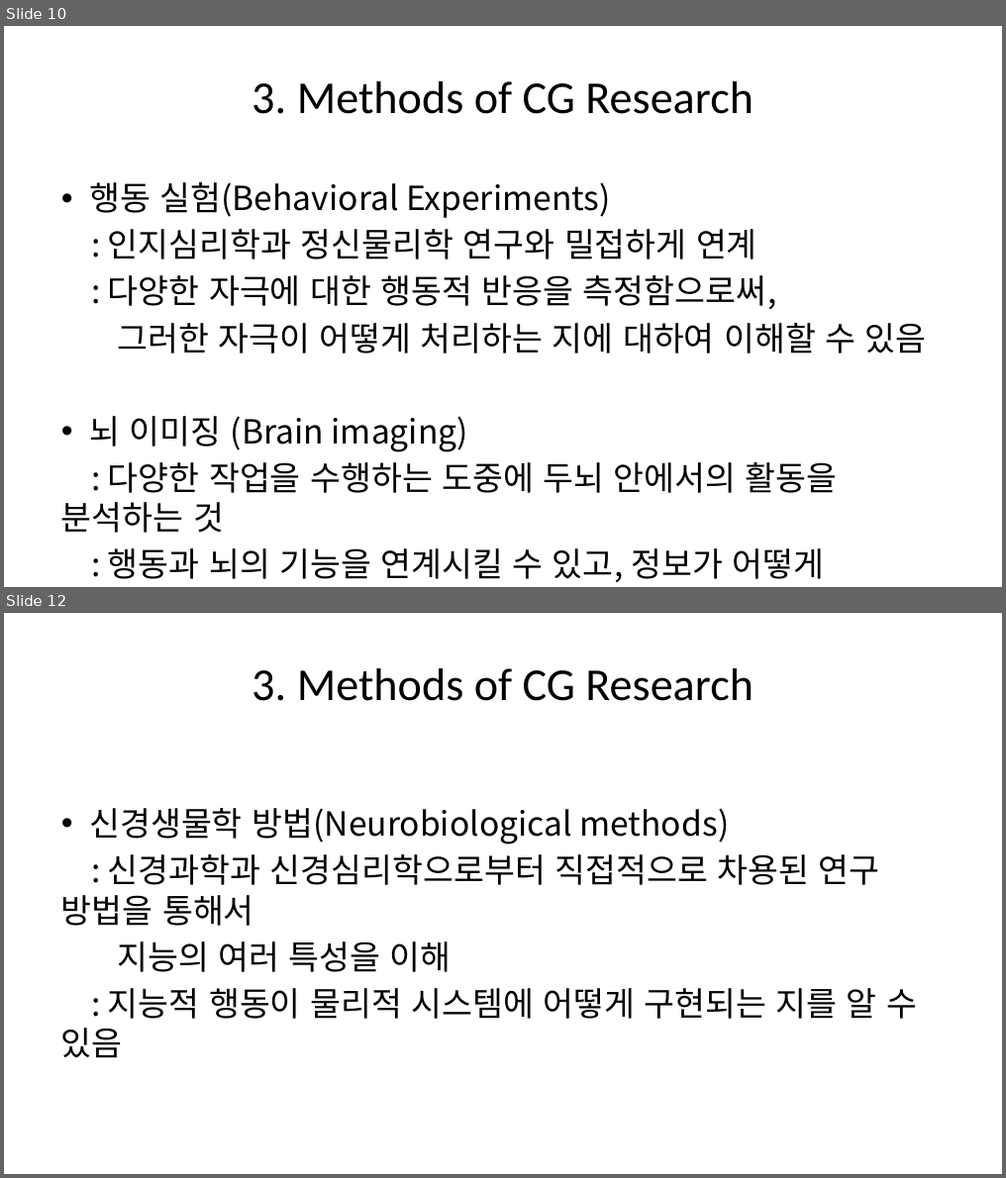
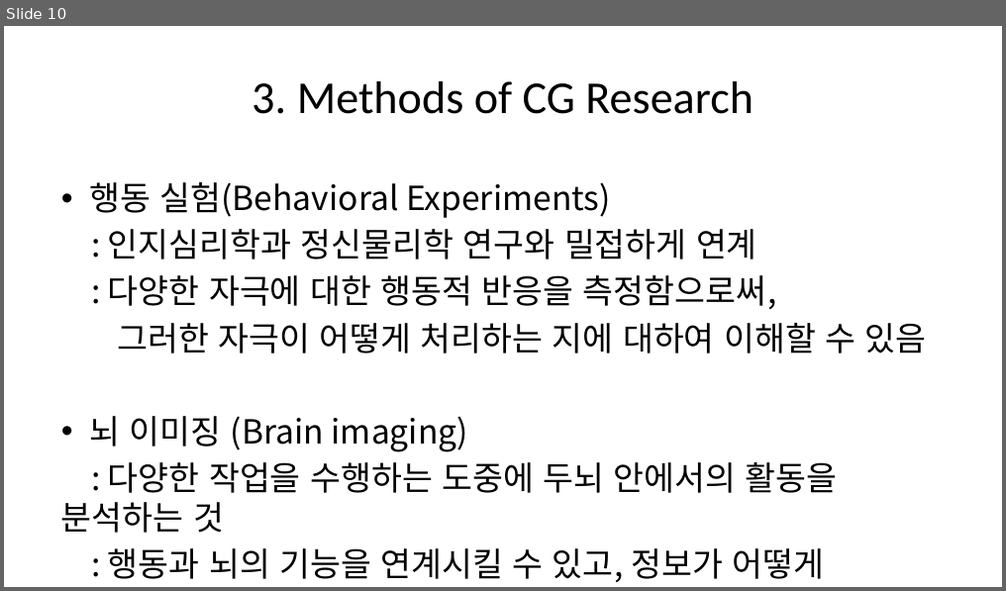
Before and after one commit to Nullanonymouszero/TEU, a slide deck: 1-2.Cognitive Science.pptx. Shown one above the other, each under a label of ours: slides 10 and 12 before the commit, slide 10 after it; the slides between them are not shown. The pictures are 1006x1178 and 1006x591 pixels, drawn with LibreOffice and Linux fonts; fonts in the diff are those of the drawing. Boxes give left, top, right and bottom in pixels: in the first picture for what was removed or moved away, otherwise in the second. Text is boxed around its words. In the diff, an @@ line names an element or a change of style, - is before the commit and + after.

```diff
--- a/1-2.Cognitive Science.pptx
+++ b/1-2.Cognitive Science.pptx
@@ slide 12 removed at [4,613,1002,1174], background #FFFFFF @@
@@ title removed at [252,668,753,701] @@
-3. Methods of CG Research
@@ text removed at [61,808,917,1059] @@
-• 신경생물학 방법(Neurobiological methods)
-: 신경과학과 신경심리학으로부터 직접적으로 차용된 연구 방법을 통해서
-지능의 여러 특성을 이해
-: 지능적 행동이 물리적 시스템에 어떻게 구현되는 지를 알 수 있음
```
Also in this commit, not shown: 2 slides changed.
